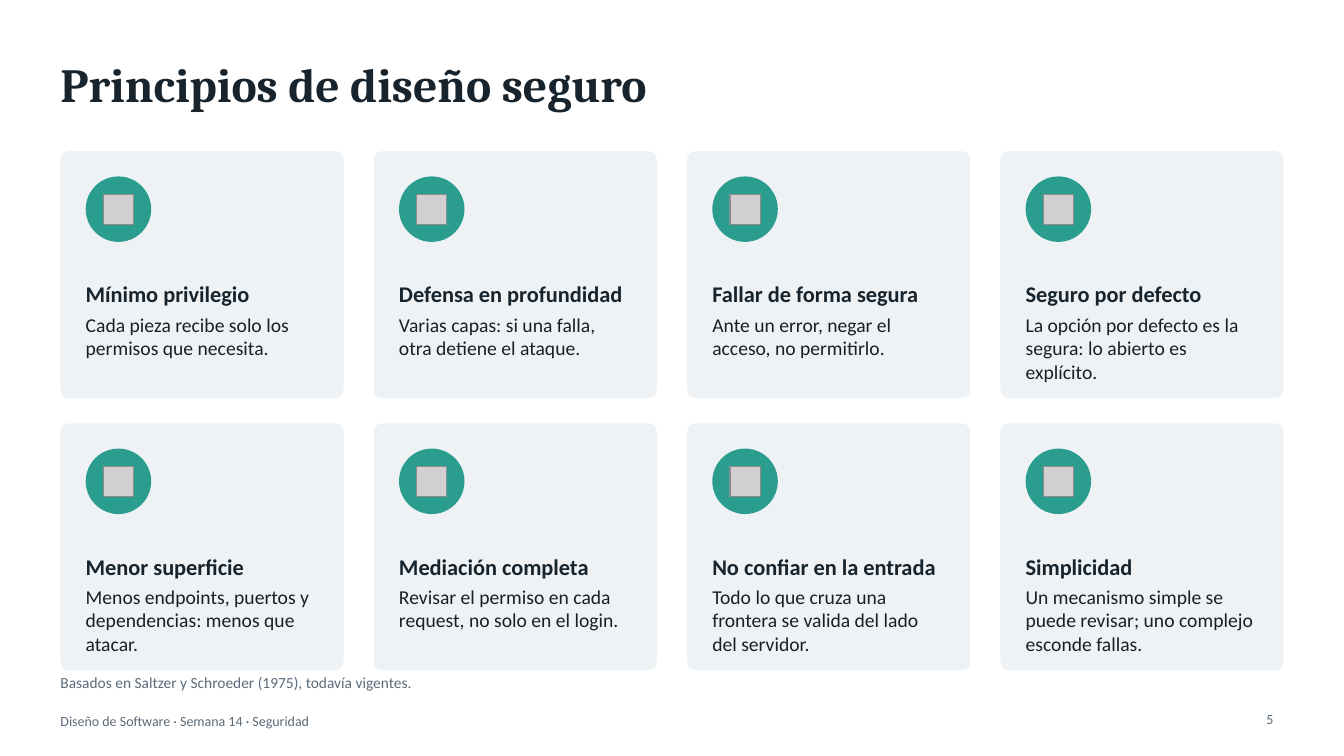
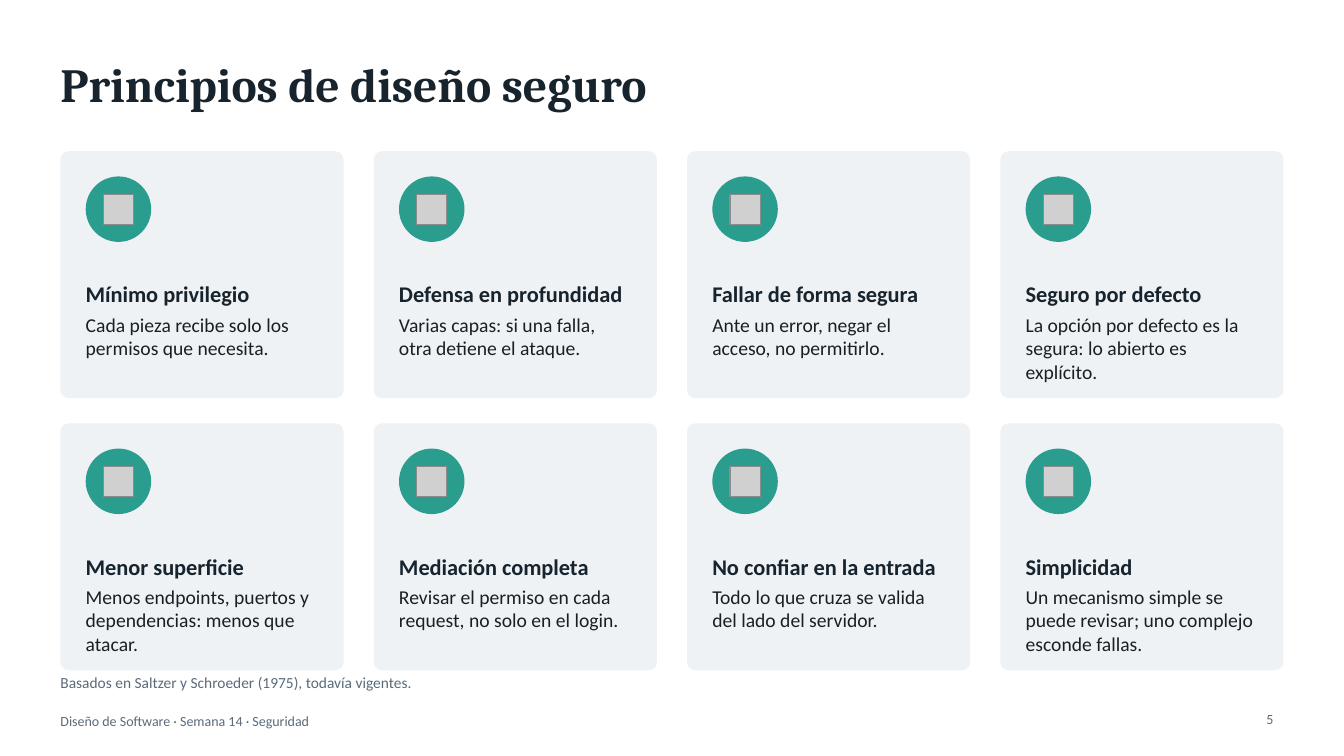
Before and after one commit to JonathanSolisP/design-course, a slide deck: slide 5 of Semana 14/Seguridad en el diseño de sistemas.pptx. Drawn at 1344x756 pixels with LibreOffice and Linux fonts; fonts in the diff are those of the drawing; grey boxes stand for pictures. Boxes give left, top, right and bottom in pixels: in the first picture for what was removed or moved away, otherwise in the second. Text is boxed around its words. In the diff, an @@ line names an element or a change of style, - is before the commit and + after.

```diff
--- a/Semana 14/Seguridad en el diseño de sistemas.pptx
+++ b/Semana 14/Seguridad en el diseño de sistemas.pptx
@@ text at (712, 590, 925, 627): text changed @@
-Todo lo que cruza una frontera se valida del lado del servidor.
+Todo lo que cruza se valida del lado del servidor.
```
Also in this commit, not shown: 9 other slides changed.
